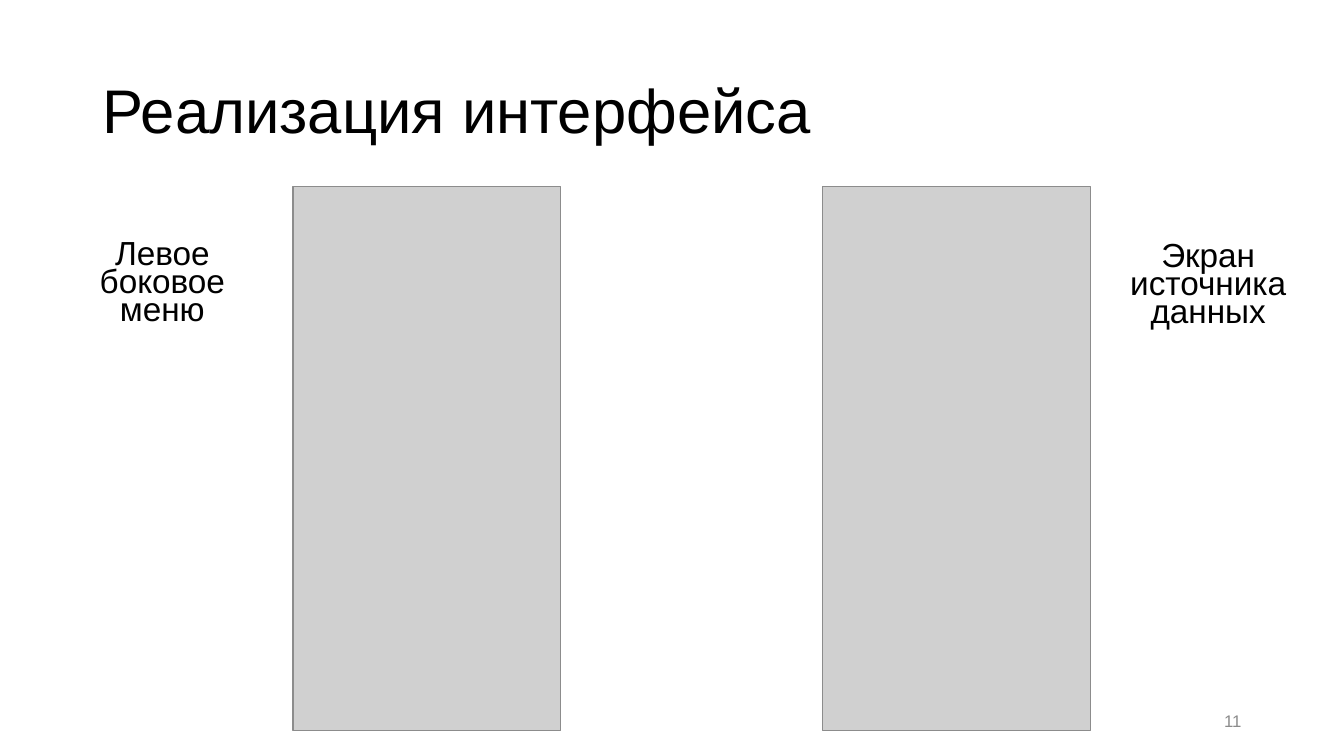
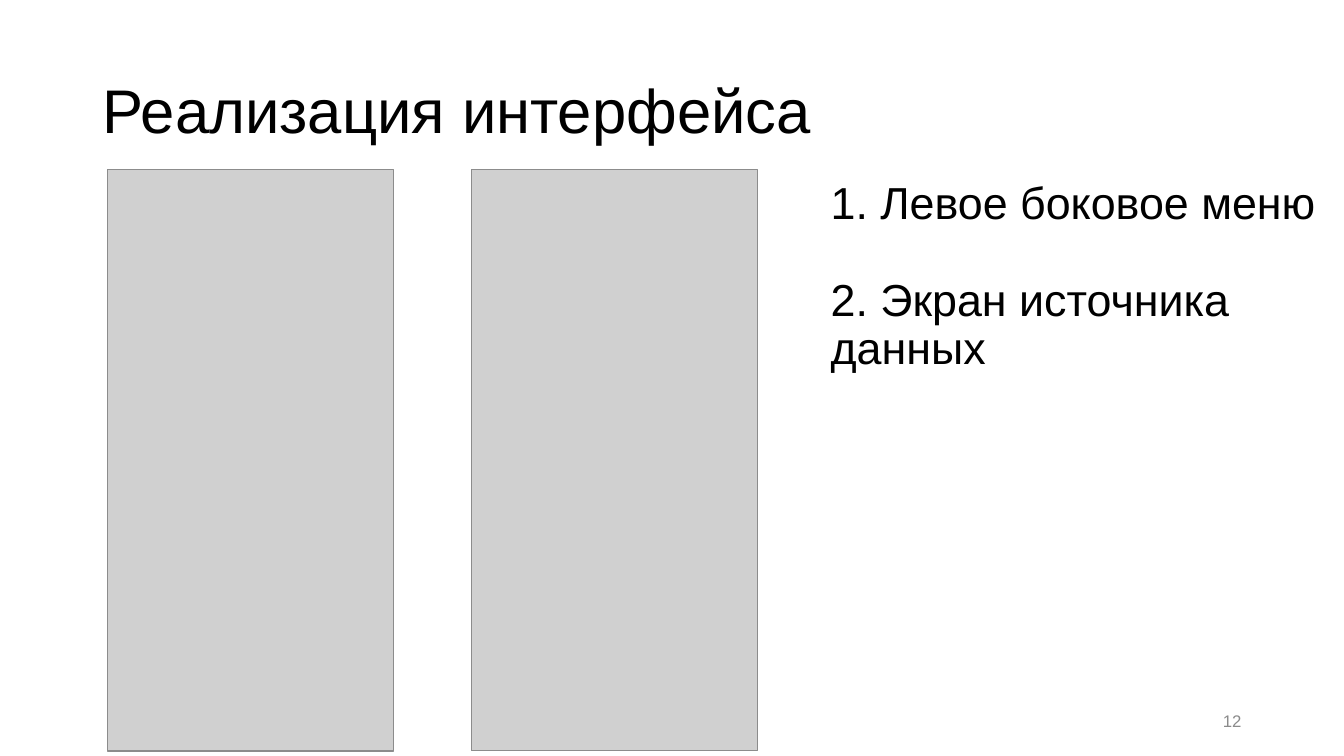
Before and after one commit to karazepta/cs_schedule, a slide deck: slide 12 of documents/презентация.pptx (slide 11 before the commit). Drawn at 1344x756 pixels with LibreOffice and Linux fonts; fonts in the diff are those of the drawing; grey boxes stand for pictures. Boxes give left, top, right and bottom in pixels: in the first picture for what was removed or moved away, otherwise in the second. Text is boxed around its words. In the diff, an @@ line names an element or a change of style, - is before the commit and + after.

```diff
--- a/documents/презентация.pptx
+++ b/documents/презентация.pptx
@@ picture: place and size @@
-picture at bbox=[293, 187, 562, 731]
+picture at bbox=[107, 169, 393, 751]
@@ picture: place and size @@
-picture at bbox=[823, 187, 1091, 731]
+picture at bbox=[471, 169, 757, 751]
@@ text "1. Левое боковое меню" at bbox=[831, 186, 1315, 373]: vertical alignment top to middle @@
@@ text at bbox=[831, 186, 1315, 373]: text changed; size 23.8 to 32 pt @@
-Экран источника данных
+1. Левое боковое меню
+2. Экран источника данных
@@ text removed at bbox=[100, 242, 225, 322] @@
-Левое боковое меню
@@ page number at bbox=[1223, 715, 1242, 727]: text changed @@
-11
+12
```
Also in this commit, not shown: 7 other slides changed, 2 slides added, 3 other files.
